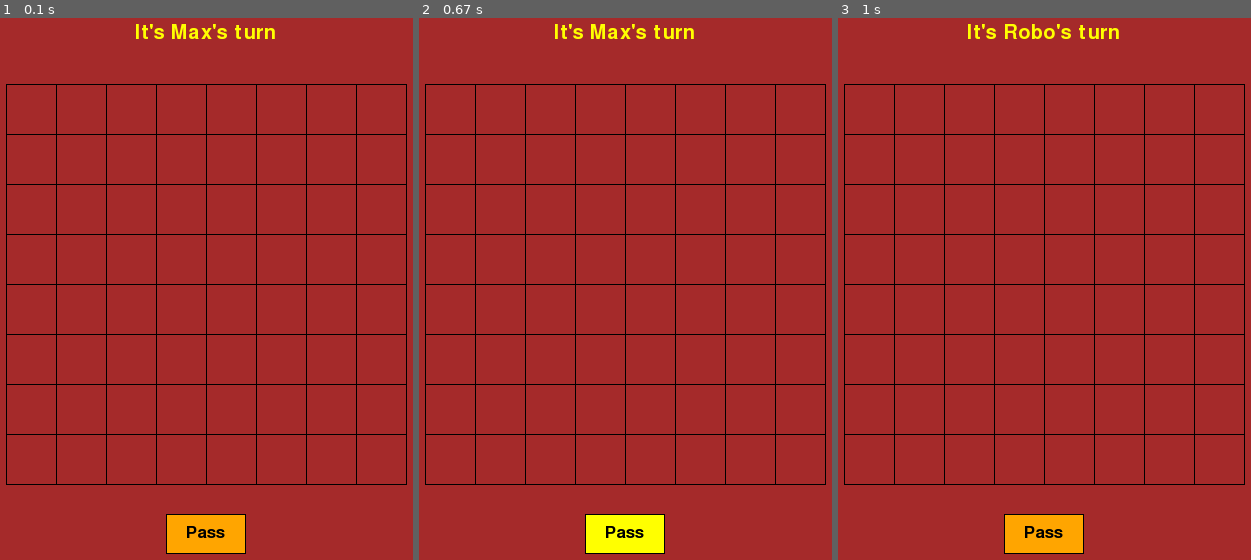
Above: before the commit, frames 1-3 (left to right).
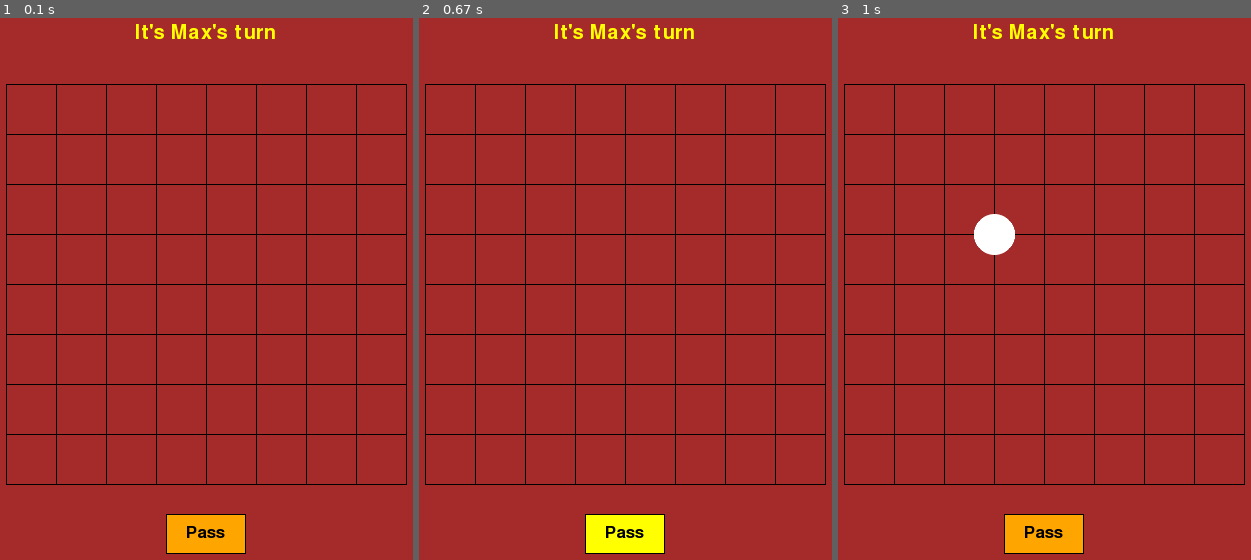
Above: after the commit, the same moments.

Repository: nathanaelbosch/GO_DILab
Game: pygame game, started from src/play/run.py
Same seed, same stepped clock (60 frames per second), same inputs: the game is played once before the commit and once after it.
Inputs (mouse positions are in pixels of both pictures, inside the frame that each line leads up to):
- Up to frame 1 (0.1 s): no input
- Up to frame 2 (0.67 s): click "Pass" at 0.38 s
- Up to frame 3 (1 s): press the mouse at (1044, 532) at 0.7 s; move the mouse to (1094, 370) at 0.8 s; release the mouse at (1147, 202) at 0.93 s

Frames 1-2 are identical in both runs. In frame 3, 1.2% of the frame differs, in the area x 31-69%, y 1-44%.

Commit message:
don't let the random bot sleep

Diff:
--- a/src/play/controller/players/RandomBotPlayer.py
+++ b/src/play/controller/players/RandomBotPlayer.py
@@ -11,5 +11,5 @@
     def get_move(self):
         playable_locations = self.game.get_playable_locations(self.color)
         random_choice = rn.choice(playable_locations)
-        time.sleep(0.3)
+        # time.sleep(0.3)
         return random_choice
